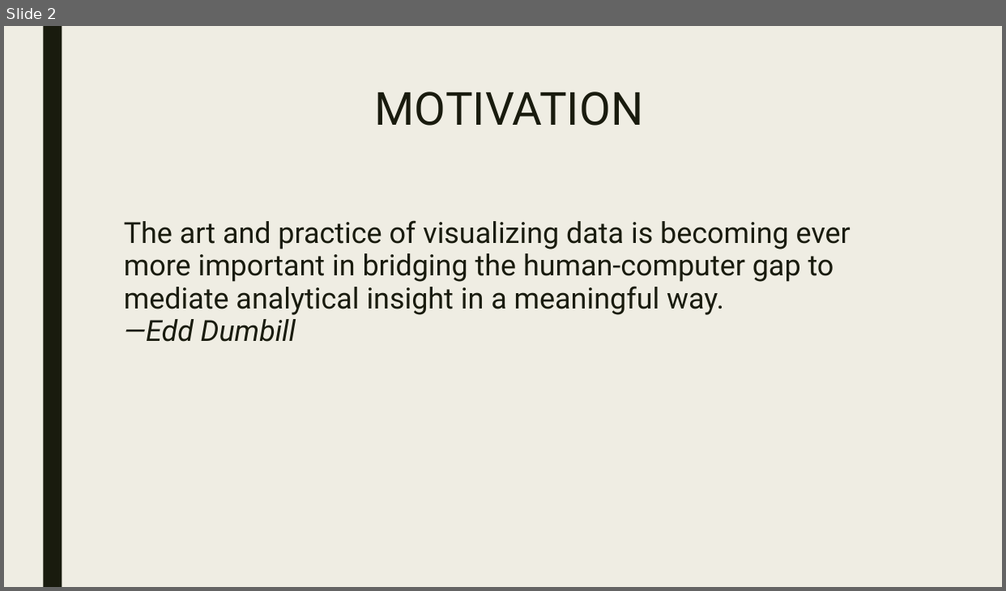
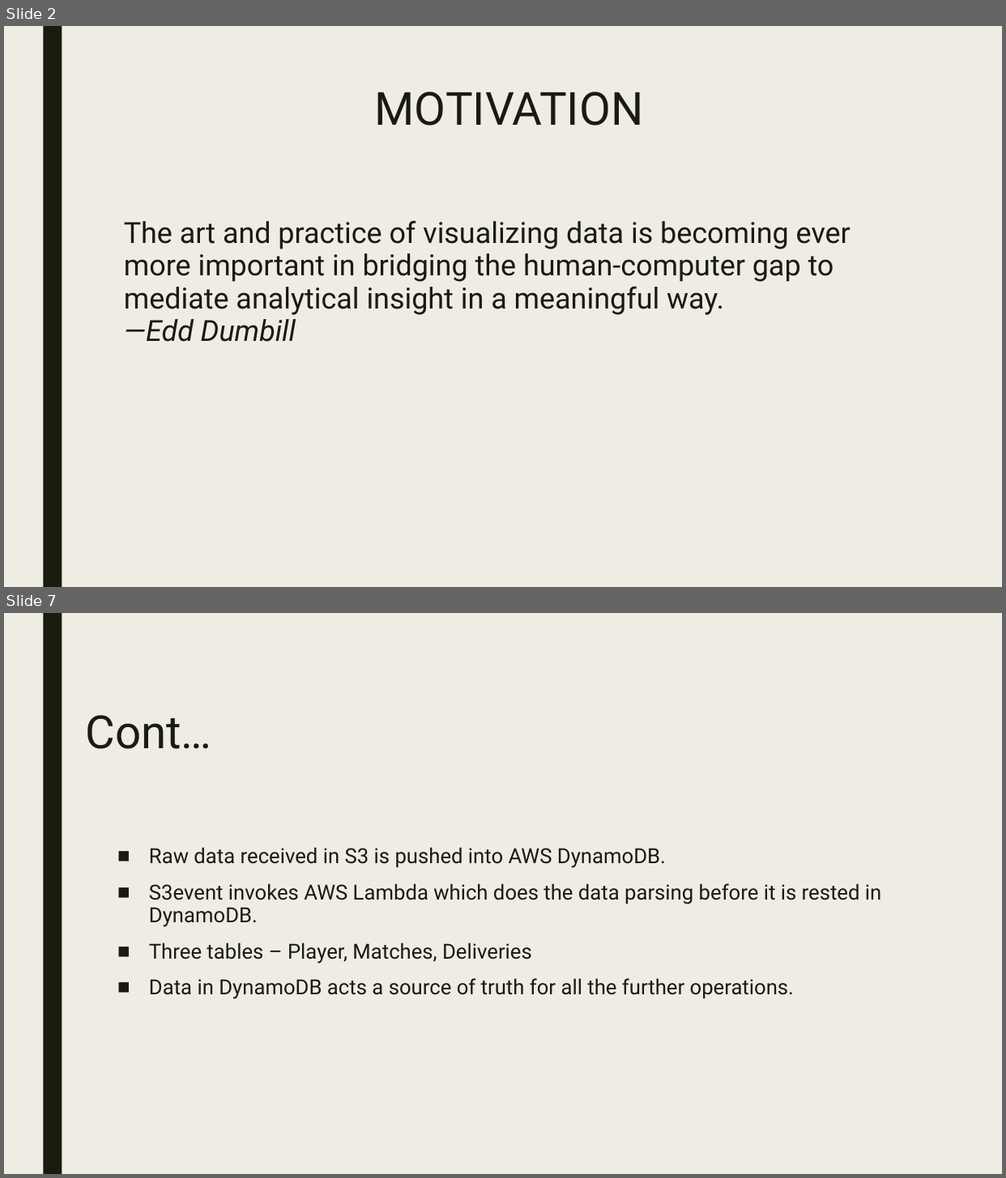
Before and after one commit to CUBigDataClass/Indian-Premier-League, a slide deck: Data Analysis & Visualisations of IPL.pptx. Shown one above the other, each under a label of ours: slide 2 before the commit, slides 2 and 7 after it; the slides between them are not shown. The pictures are 1006x591 and 1006x1178 pixels, drawn with LibreOffice and Linux fonts; fonts in the diff are those of the drawing. Boxes give left, top, right and bottom in pixels: in the first picture for what was removed or moved away, otherwise in the second. Text is boxed around its words. In the diff, an @@ line names an element or a change of style, - is before the commit and + after.

```diff
--- a/Data Analysis & Visualisations of IPL.pptx
+++ b/Data Analysis & Visualisations of IPL.pptx
@@ slide 7 added at [4, 613, 1002, 1174], background #EFEDE3; not listed: 1 template element that a slide beside it also shows @@
@@ title added at [85, 715, 211, 749], 44 pt, text #191B0E @@
+Cont…
@@ text added at [149, 847, 881, 999], 20 pt, text #191B0E @@
+■ Raw data received in S3 is pushed into AWS DynamoDB.
+■ S3event invokes AWS Lambda which does the data parsing before it is rested in DynamoDB.
+■ Three tables – Player, Matches, Deliveries
+■ Data in DynamoDB acts a source of truth for all the further operations.
```
Also in this commit, not shown: 1 slide changed, 11 other slides added.
